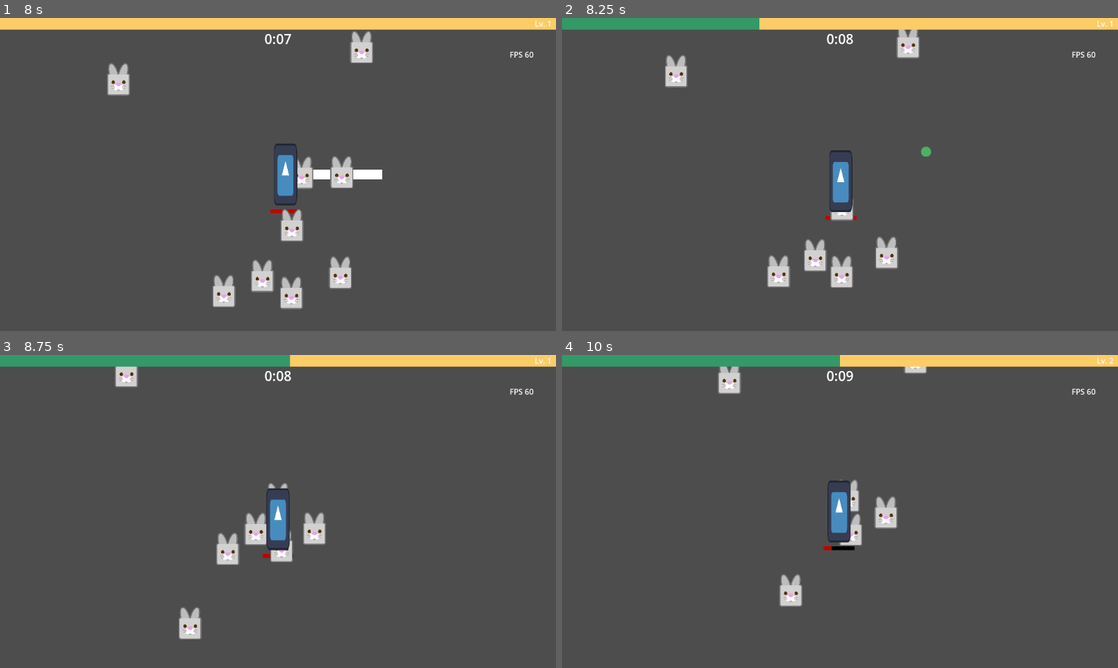
Above: before the commit, frames 1-4 (two rows, left to right).
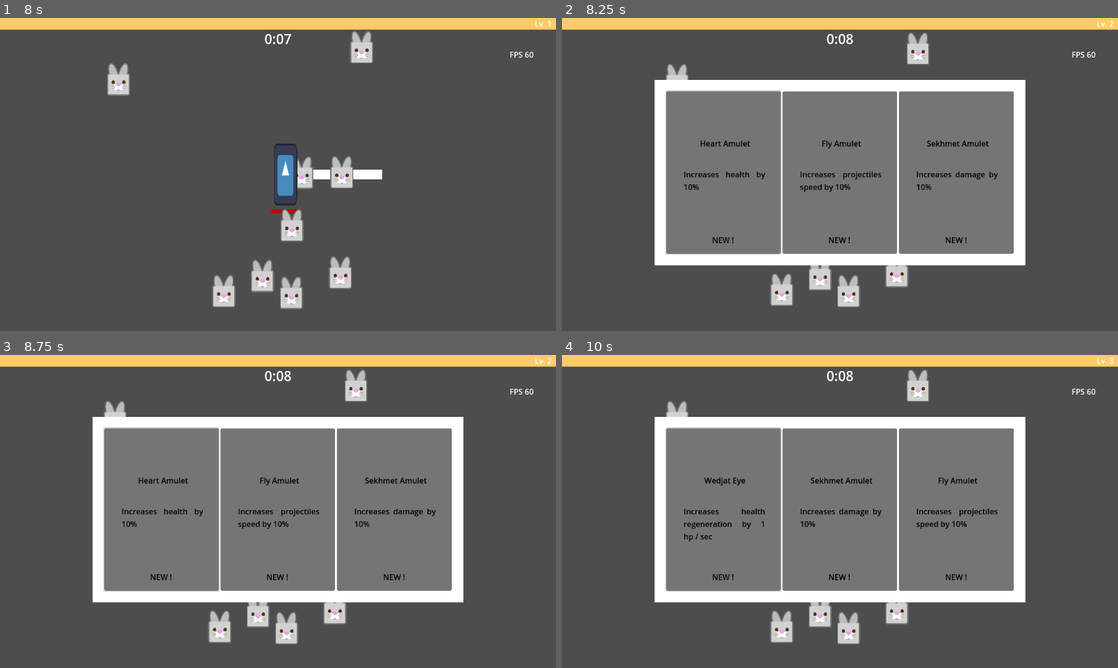
Above: after the commit, the same moments.

Repository: Boushitou/Q3_Nil_Survivor
Game: Godot game, scene res://Scenes/main_game.tscn
Same seed, same stepped clock (60 frames per second), same inputs: the game is played once before the commit and once after it. The engine's default icon, where the game draws it, is replaced by a stand-in: a white triangle on a blue panel in a dark square.
Inputs:
- Up to frame 1 (8 s): tap Enter at 0.5 s; hold D (move_right) 0.53-1.28 s; hold S (move_down) 1.28-2.03 s; hold D (move_right) 2.03-2.78 s; hold W (move_up) 2.78-3.53 s; hold Q (move_left) 3.53-5.03 s; hold S (move_down) 5.03-5.78 s; hold D (move_right) 5.78-6.53 s; hold W (move_up) 6.53-7.28 s; hold D (move_right) from 7.28 s (still down)
- Up to frame 2 (8.25 s): release D (move_right) at 8.03 s; hold S (move_down) from 8.03 s (still down)
- Up to frame 3 (8.75 s): keep holding S (move_down)
- Up to frame 4 (10 s): release S (move_down) at 8.78 s; hold Q (move_left) 8.78-9.5 s; click "Heart Amulet" at 9.5 s

Frame 1 is identical in both runs. In frame 2, 43% of the frame differs, in the area x 0-100%, y 0-93%; in frame 3, 43%; in frame 4, 43%.

Commit message:
Modified next level calculation. Modified spawn mechanic, needs more fixing.

Diff:
--- a/Scenes/Player.tscn
+++ b/Scenes/Player.tscn
@@ -94,7 +94,7 @@
 
 [node name="Health" type="Node" parent="."]
 script = ExtResource("6_lf85x")
-total_health = 30
+total_health = 50000
 
 [node name="Inventory" type="Node" parent="."]
 process_priority = -1
--- a/Scripts/Enemies/EnemiesManager.gd
+++ b/Scripts/Enemies/EnemiesManager.gd
@@ -7,7 +7,7 @@
 
 var enemy_grid : Dictionary = {}
 
-signal enemy_died_signal(position : Vector2)
+signal enemy_died_signal(position : Vector2, enemy_ID : int)
 
 func _ready():
 	player_node = $"../Player/Body"
@@ -50,8 +50,8 @@
 	var enemy_pos = enemy.global_position
 	cell_enemies.erase(enemy)
 	enemy_grid[cell] = cell_enemies
+	enemy_died_signal.emit(enemy_pos, enemy.data.ID)
 	PoolSystem.pool_object("enemy", enemy)
-	emit_signal("enemy_died_signal", enemy_pos)
 
 
 func get_enemy_count() -> int:
--- a/Scripts/Enemies/Enemy.gd
+++ b/Scripts/Enemies/Enemy.gd
@@ -6,6 +6,7 @@
 var player_node : Node2D
 var separation_radius : float
 var separation_force : Vector2 = Vector2.ZERO
+var data : EnemyData
 
 @export var separation_weight : float
 @export var stats : Stats
@@ -45,6 +46,7 @@
 	stats.power = enemy_stat.power
 	stats.speed = enemy_stat.speed
 	sprite.texture = enemy_stat.sprite
+	data = enemy_stat
 
 	stats.health.connect("has_died", _on_enemy_died)
 
--- a/Scripts/Enemies/EnemySpawner.gd
+++ b/Scripts/Enemies/EnemySpawner.gd
@@ -25,6 +25,9 @@
 var can_spawn = false
 
 var rng = RandomNumberGenerator.new()
+#keep track of enemies type so we don't have to spawn randomly
+var enemies_killed = {} #string, int "type" = int
+var enemies_spawned = {} #string, int "type" = int
 
 
 func _ready():
@@ -67,6 +70,13 @@
 	max_wave_enemies = calculate_max_enemies(current_wave)
 	enemy_frequency = waves[current_wave_nb].enemy_frequency
 
+	#reset enemies spawned and killed to let the new enemies type to be spawned
+	enemies_spawned.clear()
+	enemies_killed.clear()
+	for enemy_type in current_wave.enemy_data:
+		enemies_spawned[enemy_type["type"]] = 0
+		enemies_killed[enemy_type["type"]] = 0
+
 
 func calculate_max_enemies(wave_data : WaveData) -> int:
 	var max_enemies = 0
@@ -95,6 +105,7 @@
 		var enemy = PoolSystem.instantiate_object("enemy", enemy_scene, camera.get_spawn_position(spawn_distance), 0.0, self)
 		enemy.set_references(player_node, enemies_manager)
 		enemy.setup_stats(enemies[enemy_ID])
+		enemies_spawned[enemy_ID] += 1
 
 		current_enemies_nb += 1
 		#print("spawning ennemies !")
@@ -102,15 +113,21 @@
 
 func pick_enemy_type() -> int:
 	var enemies_type = current_wave.enemy_data
-
 	if enemies_type.size() == 0:
 		return -1
 
-	return enemies_type[rng.randi_range(0, enemies_type.size() - 1)]["type"]
+	for enemy in enemies_type:
+		if enemies_spawned[enemy["type"]] < enemy["count"]:
+			return enemy["type"]
+
+	var enemy_ID = enemies_killed.keys()[rng.randi_range(0, enemies_killed.size() - 1)]
+	enemies_killed[enemy_ID] -= 1
+	return enemy_ID
 
 
-func _on_enemy_died(_position : Vector2):
+func _on_enemy_died(_position : Vector2, enemy_type : int):
 	current_enemies_nb -= 1
+	enemies_killed[enemy_type] += 1
 	#print("number of enemies: ", current_enemies_nb)
 
 
--- a/Scripts/Items/ItemSelector.gd
+++ b/Scripts/Items/ItemSelector.gd
@@ -29,9 +29,11 @@
 	if items_to_display.size() > 0:
 		display_items()
 		get_tree().paused = true
+		Engine.time_scale = 0.0
 		pass
 	else:
 		make_parent_not_visible(null)
+		Engine.time_scale = 1.0
 		print("No items to display !")
 
 
@@ -121,13 +123,14 @@
 
 func make_parent_not_visible(_added_item : Items):
 	for child in get_children():
-		child.disconnect("item_selected_signal", set_item_in_inventory)
-		child.disconnect("item_selected_signal", make_parent_not_visible)
+		if child.is_connected("item_selected_signal", set_item_in_inventory):
+			child.disconnect("item_selected_signal", set_item_in_inventory)
+		if child.is_connected("item_selected_signal", make_parent_not_visible):
+			child.disconnect("item_selected_signal", make_parent_not_visible)
 		child.queue_free()
 
 	get_parent().visible = false
 	get_tree().paused = false
-	Engine.time_scale = 1.0
 
 
 func _on_visibility_changed():
@@ -135,9 +138,6 @@
 		return
 	if get_parent().is_visible_in_tree():
 		prepare_items_to_display()
-		Engine.time_scale = 0.0
-	else:
-		Engine.time_scale = 1.0
 
 
 func set_focus_neighbors():
--- a/Scripts/Items/XpOrbManager.gd
+++ b/Scripts/Items/XpOrbManager.gd
@@ -13,6 +13,8 @@
 
 var orbs : Array[Experience]
 
+var orbs_value = 2
+
 func _ready() -> void:
 	enemies_manager = get_parent()
 	enemies_manager.connect("enemy_died_signal", spawn_orb)
@@ -25,10 +27,10 @@
 		relocate_orbs()
 
 
-func spawn_orb(position : Vector2):
+func spawn_orb(position : Vector2, _enemy_type : int):
 	if xp_orb_nb < MAX_ORB_NB:
 		var new_orb : Experience = PoolSystem.instantiate_object("xp_orb", orb, position, 0.0, self)
-		new_orb.value = 2 #because they don't get destroyed they keep the old value so we initialize them
+		new_orb.value = 1000 #because they don't get destroyed they keep the old value so we initialize them
 		orbs.append(new_orb)
 		xp_orb_nb += 1
 	else:
@@ -39,7 +41,7 @@
 	var rnd_index = randi_range(0, get_child_count() - 1)
 	var rnd_orb : Experience = get_child(rnd_index)
 
-	rnd_orb.value += 2
+	rnd_orb.value += orbs_value
 
 
 func remove_orb(orb_to_remove : Experience):
--- a/Scripts/Player/PlayerStats.gd
+++ b/Scripts/Player/PlayerStats.gd
@@ -37,13 +37,25 @@
 
 func level_up():
 	level += 1
-	next_xp = BASE_XP * pow(GROWTH_FACTOR, level - 1)
+	next_xp = calculate_xp(level)
 	level_up_queue -= 1
 
 	if level_up_queue < 0:
 		level_up_queue = 0
 
 	SignalBus.level_up_signal.emit(level, next_xp, current_xp)
+
+
+#Calculation inspired by the description of the Vampire Survivor wiki level up system
+func calculate_xp(current_level : int) -> int:
+	if current_level == 1:
+		return BASE_XP
+	elif current_level <= 20:
+		return BASE_XP + (level - 1) * 10
+	elif current_level <= 40:
+		return calculate_xp(20) + 600 + (current_level - 20) * 13
+	else:
+		return calculate_xp(40) + 2400 + (current_level - 40) * 16
 
 
 func increase_stat(stat_name : String, value):
Not shown, changed: Data/Enemies/ID_enemies_helper.txt
